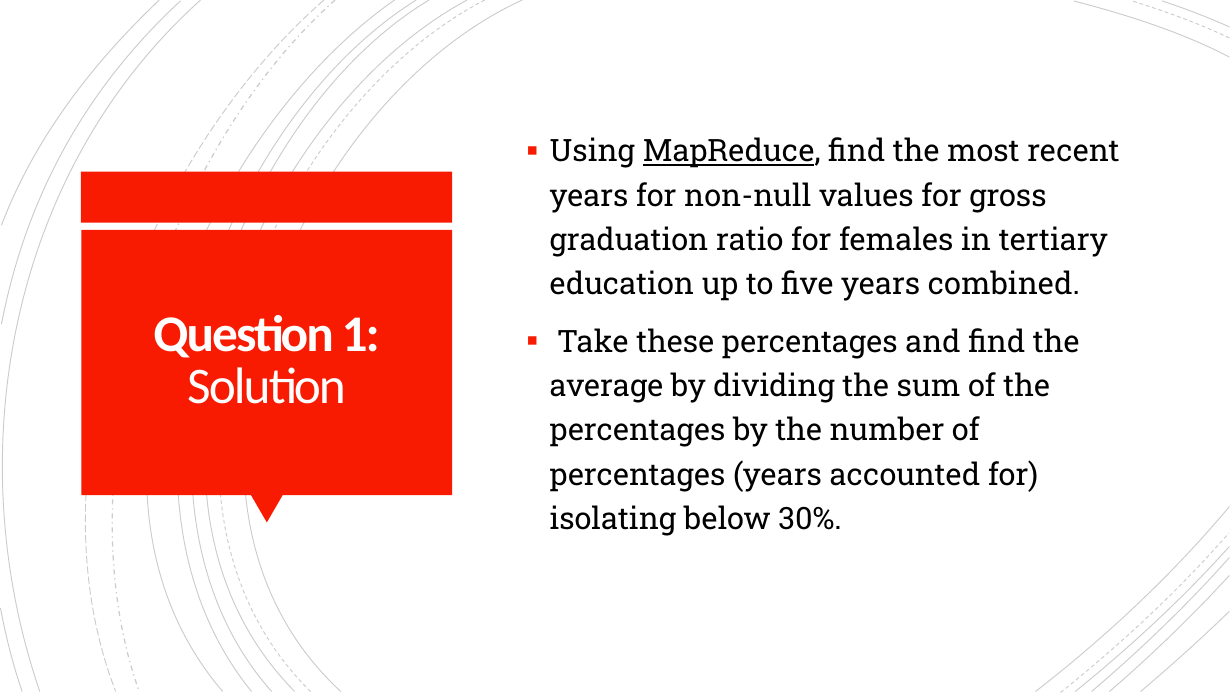
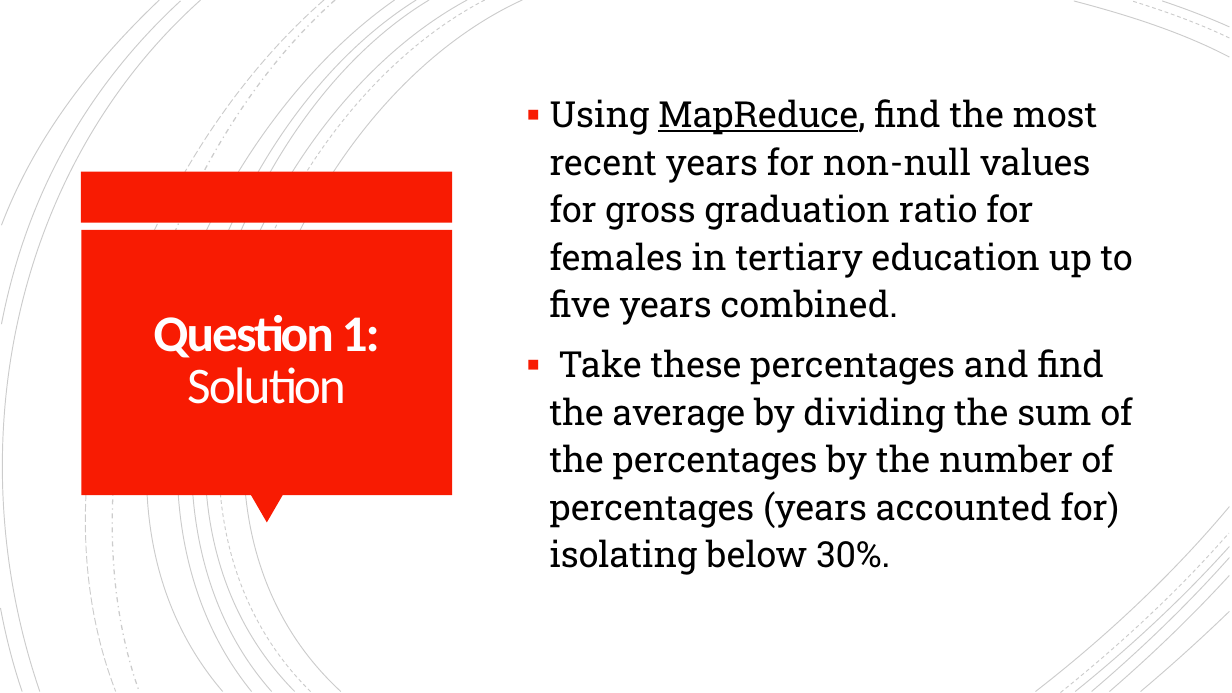
Before and after one commit to cordellsl/Project2, a slide deck: slide 5 of Project 2 Presentation.pptx. Drawn at 1232x693 pixels with LibreOffice and Linux fonts; fonts in the diff are those of the drawing. Boxes give left, top, right and bottom in pixels: in the first picture for what was removed or moved away, otherwise in the second. Text is boxed around its words. In the diff, an @@ line names an element or a change of style, - is before the commit and + after.

```diff
--- a/Project 2 Presentation.pptx
+++ b/Project 2 Presentation.pptx
@@ text "Using MapReduce, find the most ..." at (550, 99, 1133, 575): size 24 to 28 pt; line spacing 1.2 to 1.1 @@
```
Also in this commit, not shown: 9 other slides changed, 2 slides added.
